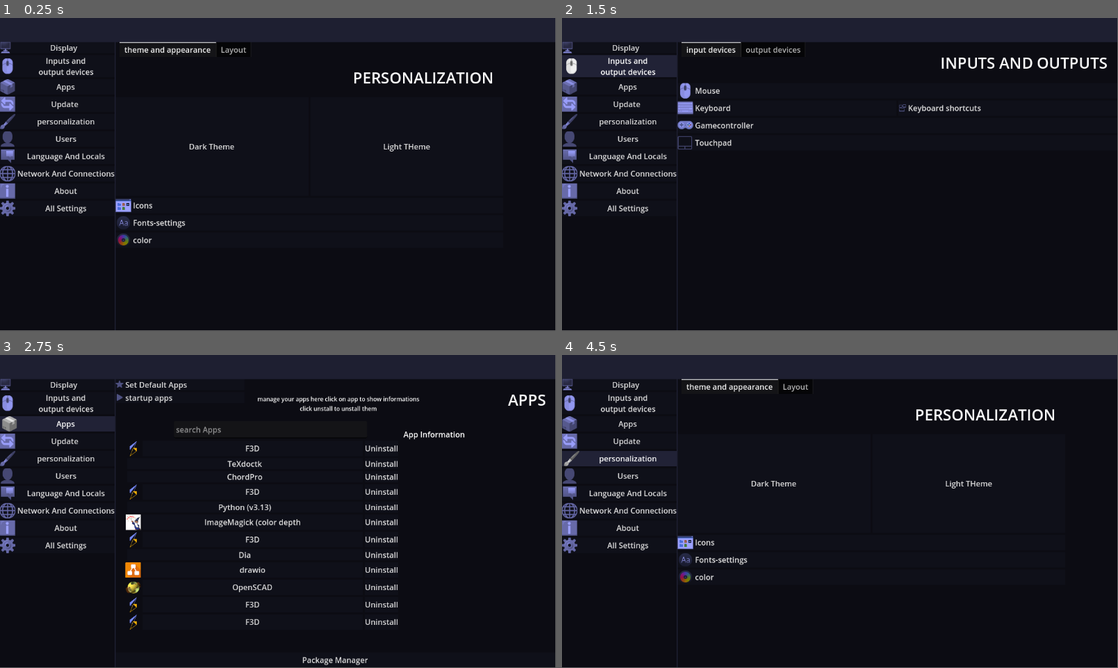
Above: before the commit, frames 1-4 (two rows, left to right).
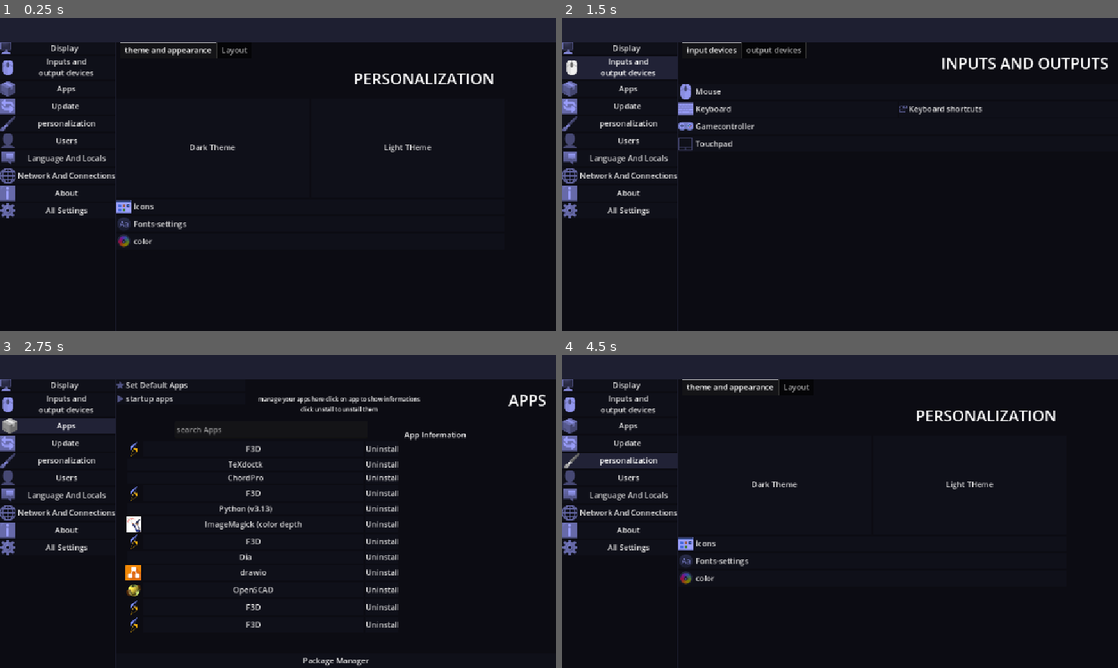
Above: after the commit, the same moments.

Repository: KAINAT-OS/K-SETTINGS
Game: Godot game, scene res://theme_main.tscn
Same seed, same stepped clock (60 frames per second), same inputs: the game is played once before the commit and once after it.
Inputs (mouse positions are in pixels of both pictures, inside the frame that each line leads up to):
- Up to frame 1 (0.25 s): no input
- Up to frame 2 (1.5 s): click "Display" at 0.5 s; click "Inputs and output devices" at 1.25 s
- Up to frame 3 (2.75 s): click "Apps" at 2 s
- Up to frame 4 (4.5 s): click (834, 430) at 2.77 s; type "12" at 2.85 s; click "Update" at 3.5 s; click "personalization" at 4.25 s
In our replay, the window is 799x449 before the commit and 800x450 after it. These sizes can differ from the game's own. Grey fills any space a smaller window leaves; there, only what the larger window draws over its background counts as a difference.

The runs differ from the first frame. In frame 1, 3.7% of the frame differs, in the area x 0-100%, y 0-100%; in frame 2, 4.1%; in frame 3, 6.7%, in the area x 0-99%, y 7-100%; in frame 4, 3.9%.
Error in both runs: Invalid assignment of property or key 'value' with value of type 'Nil' on a base object of type 'HSlider'. (res://Display-control.gd:25)

Commit message:
jhgjkashg

Diff:
--- a/binary-settings/PANEL-MANAGER.gd
+++ b/binary-settings/PANEL-MANAGER.gd
@@ -137,3 +137,7 @@
 
 func _on_autostart_pressed() -> void:
 	OS.execute("kcmshell5",["kcm_autostart"])
+
+
+func _on_btn_spell_checking_2_pressed() -> void:
+	OS.execute("ibus-setup",[])
--- a/binary-settings/project.godot
+++ b/binary-settings/project.godot
@@ -17,8 +17,8 @@
 config/use_custom_user_dir=true
 config/custom_user_dir_name="kainat-settingss"
 config/features=PackedStringArray("4.4", "GL Compatibility")
-run/max_fps=30
 run/low_processor_mode=true
+run/low_processor_mode_sleep_usec=10000
 boot_splash/show_image=false
 boot_splash/fullsize=false
 boot_splash/use_filter=false
@@ -26,7 +26,8 @@
 
 [display]
 
-window/size/resizable=false
+window/stretch/mode="canvas_items"
+window/stretch/aspect="expand"
 window/vsync/vsync_mode=0
 
 [editor_plugins]
--- a/binary-settings/theme_main.tscn
+++ b/binary-settings/theme_main.tscn
@@ -57,6 +57,7 @@
 [ext_resource type="Texture2D" uid="uid://ckqm8n1xn46ns" path="res://proxy.png" id="49_xryqn"]
 [ext_resource type="Texture2D" uid="uid://sykbimmcmbyn" path="res://logos-and-icons/online-symbolic.svg" id="50_q8tmx"]
 [ext_resource type="Texture2D" uid="uid://dnerlyviv3rql" path="res://logos-and-icons/wallet.svg" id="51_fw7gh"]
+[ext_resource type="Texture2D" uid="uid://crklc00ln57ue" path="res://logos-and-icons/ibus-setup-hangul.png" id="52_8h8qr"]
 
 [sub_resource type="StyleBoxFlat" id="StyleBoxFlat_2xwyl"]
 bg_color = Color(0.3843, 0.396585, 0.63, 1)
@@ -198,6 +199,7 @@
 
 [node name="Display" type="PanelContainer" parent="main-panel/MarginContainer/HBoxContainer"]
 unique_name_in_owner = true
+visible = false
 layout_mode = 2
 size_flags_horizontal = 3
 
@@ -907,7 +909,6 @@
 
 [node name="Language_And_Locals" type="PanelContainer" parent="main-panel/MarginContainer/HBoxContainer"]
 unique_name_in_owner = true
-visible = false
 layout_mode = 2
 size_flags_horizontal = 3
 mouse_filter = 1
@@ -965,6 +966,14 @@
 size_flags_vertical = 0
 text = "Spell Checking"
 icon = ExtResource("47_epjfw")
+alignment = 0
+
+[node name="btn_Spell_Checking2" type="Button" parent="main-panel/MarginContainer/HBoxContainer/Language_And_Locals/Control/VBoxContainer/vBoxContainer"]
+unique_name_in_owner = true
+layout_mode = 2
+size_flags_vertical = 0
+text = "Add Language for Typing"
+icon = ExtResource("52_8h8qr")
 alignment = 0
 
 [node name="btn_Date_And_Time" type="Button" parent="main-panel/MarginContainer/HBoxContainer/Language_And_Locals/Control/VBoxContainer/vBoxContainer"]
@@ -1228,6 +1237,7 @@
 [connection signal="pressed" from="main-panel/MarginContainer/HBoxContainer/PERSONALIZATION/TabContainer/Layout/VBoxCon …(201 unchanged characters)…
 [connection signal="pressed" from="main-panel/MarginContainer/HBoxContainer/PERSONALIZATION/TabContainer/Layout/VBoxCon …(201 unchanged characters)…
 [connection signal="pressed" from="main-panel/MarginContainer/HBoxContainer/PERSONALIZATION/TabContainer/Layout/VBoxCon …(201 unchanged characters)…
+[connection signal="pressed" from="main-panel/MarginContainer/HBoxContainer/Language_And_Locals/Control/VBoxContainer/vBoxContainer/btn_Spell_Checking2" to="main-panel/MarginContainer" method="_on_btn_spell_checking_2_pressed"]
 [connection signal="pressed" from="main-panel/MarginContainer/HBoxContainer/Network/Control/VBoxContainer/Connections" to="main-panel/MarginContainer" method="_on_connections_pressed"]
 [connection signal="pressed" from="main-panel/MarginContainer/HBoxContainer/Network/Control/VBoxContainer/Connections2" to="main-panel/MarginContainer" method="_on_connections_2_pressed"]
 [connection signal="ready" from="main-panel/MarginContainer/HBoxContainer/About/Control/MarginContainer/about_text" to="main-panel/MarginContainer" method="_on_about_text_ready"]
Not shown, changed: binary-settings/export_presets.cfg
Binary file added: binary-settings/logos-and-icons/ibus-setup-hangul.png
Not shown, added: binary-settings/logos-and-icons/ibus-setup-hangul.png.import
Not shown: 1 places in binary-settings/theme_main.tscn that only renumber resources
Not shown, changed: binary-settings/Builds/linux/K-settings/DEBIAN/control
Not shown, changed: binary-settings/Builds/linux/K-settings/usr/bin/kainat-settings.x86_64
